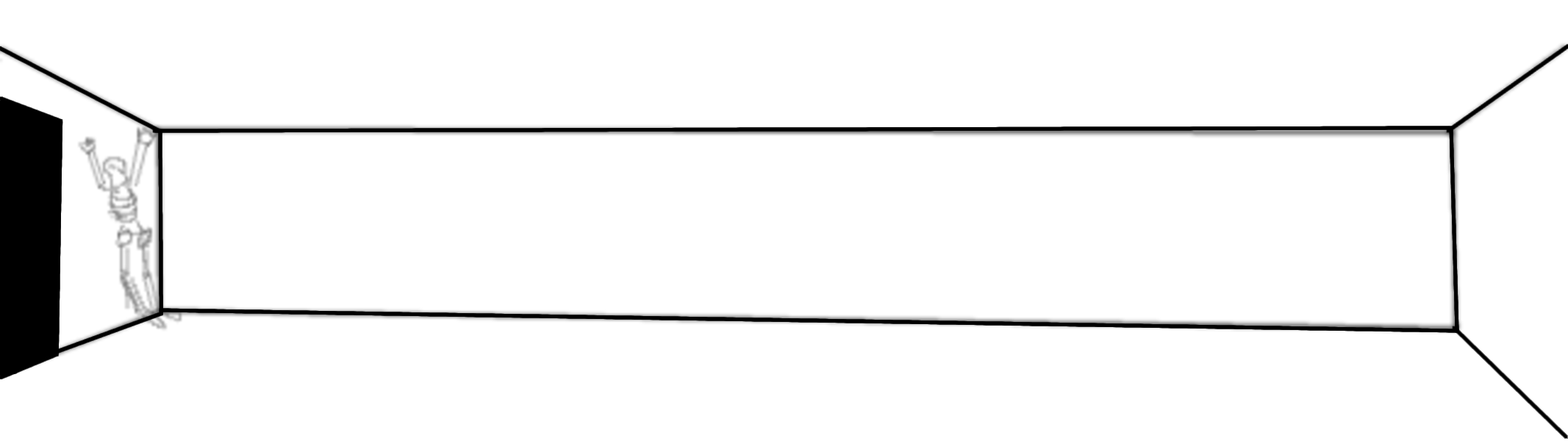
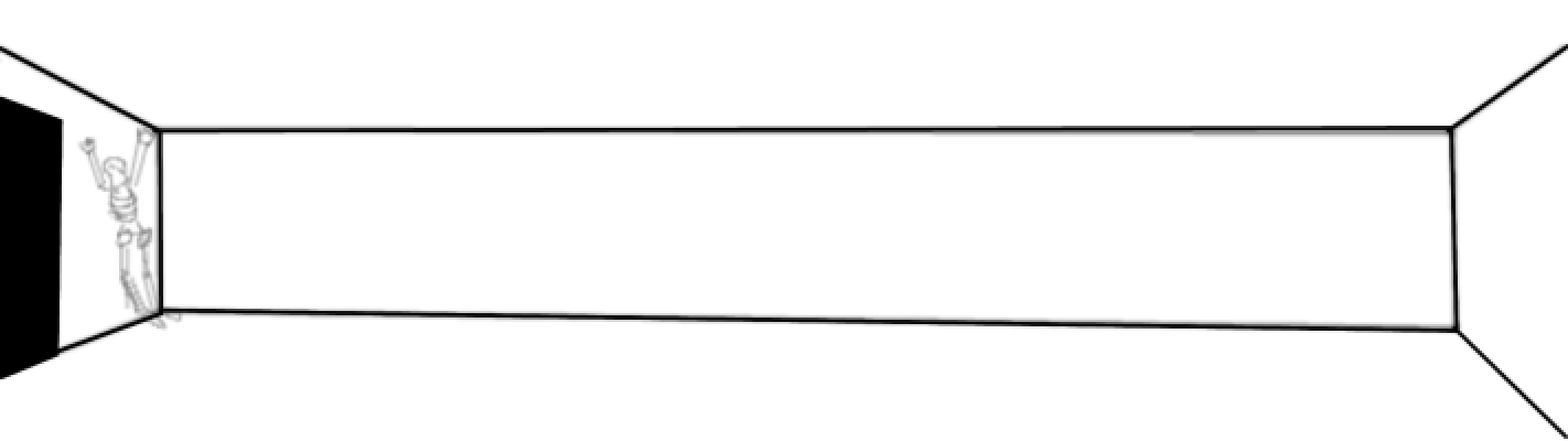
The second 1568×441 image is a revision of the first. Changes to its layers:
painted on "repasado" over (0, 41, 1568, 441)
painted on "esqueletos" over (77, 125, 184, 334)
painted on "puerta" over (0, 94, 64, 382)
painted on "Background" over (0, 41, 1568, 382)
